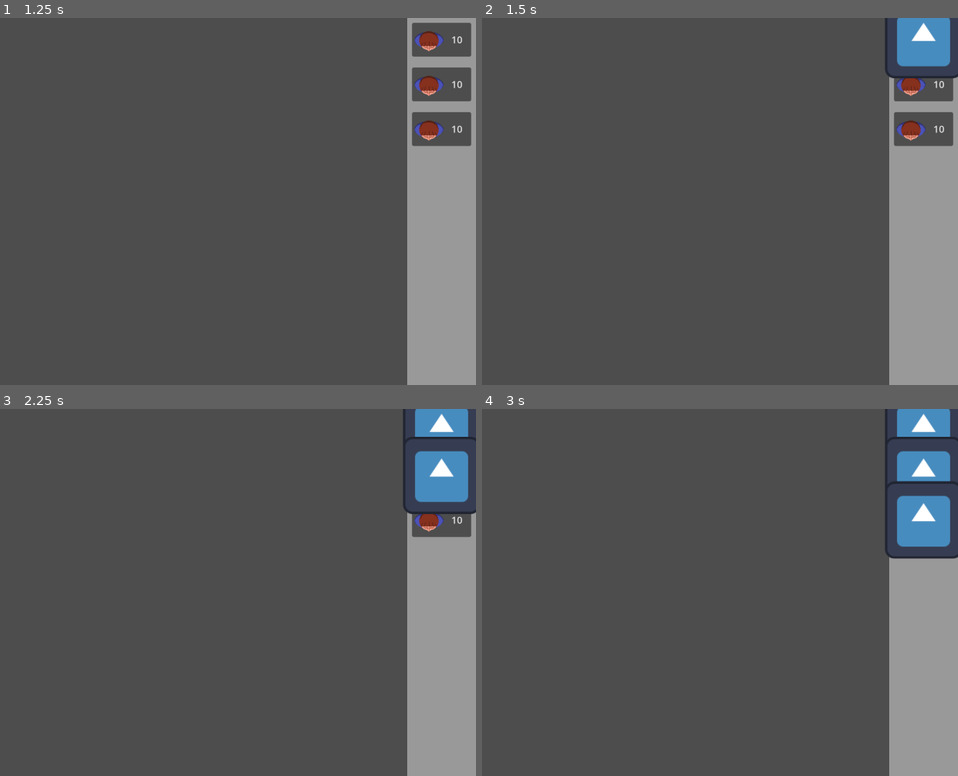
Above: before the commit, frames 1-4 (two rows, left to right).
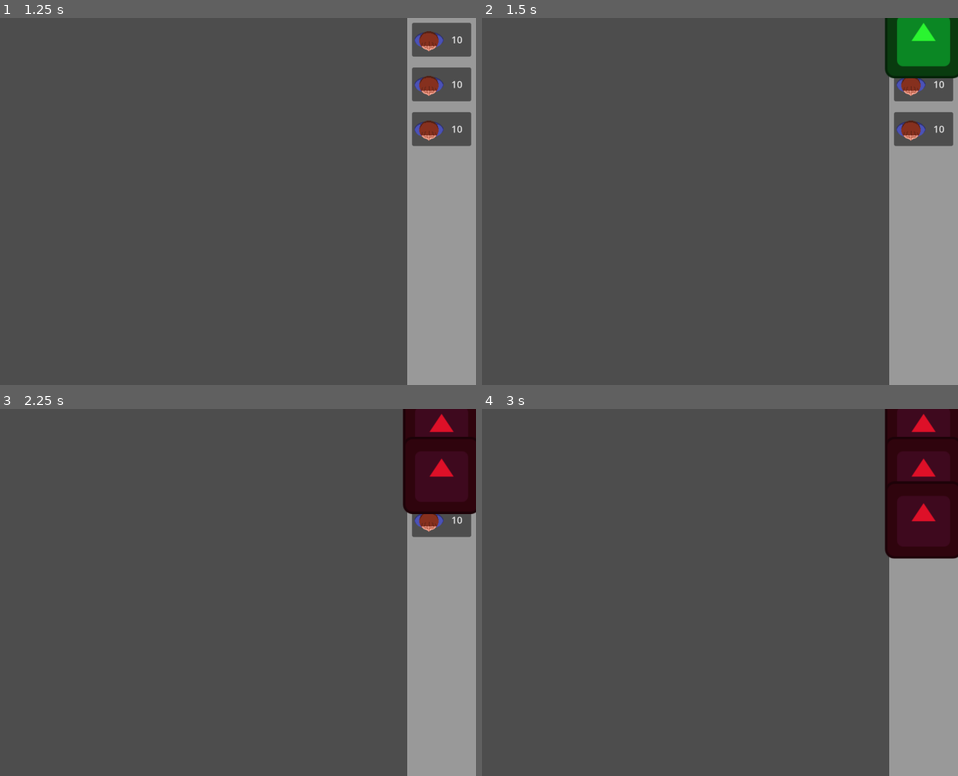
Above: after the commit, the same moments.

Repository: benxutech/bubble-tower-defense
Game: Godot game, scene res://Scenes/Menu/menu.tscn
Two runs of this game, one before a commit and one after it. Both use one fixed random seed, a clock stepped at 60 frames per second and the inputs below. The engine's default icon, where the game draws it, is replaced by a stand-in: a white triangle on a blue panel in a dark square.
Inputs:
- Up to frame 1 (1.25 s): click "Play" at 0.5 s
- Up to frame 2 (1.5 s): click "10" at 1.25 s
- Up to frame 3 (2.25 s): click "10" at 2 s
- Up to frame 4 (3 s): click "10" at 2.75 s

Frame 1 is identical in both runs. In frame 2, 2.5% of the frame differs, in the area x 84-100%, y 0-17%; in frame 3, 4.4%; in frame 4, 6.2%, in the area x 84-100%, y 0-41%.

Commit message:
fix: change level layers

Diff:
--- a/Scenes/Bubbles/bubble_sprite.gd
+++ b/Scenes/Bubbles/bubble_sprite.gd
@@ -19,8 +19,6 @@
 
 
 func _on_timer_timeout():
-	if isUp:
-		isUp = false
-	else:
-		isUp = true
+	isUp = not isUp
+
 	$Timer.start()
--- a/Scenes/Maps/George's Map.tscn
+++ b/Scenes/Maps/George's Map.tscn
@@ -551,9 +551,9 @@
 
 [sub_resource type="Curve2D" id="Curve2D_ol8xg"]
 _data = {
-"points": PackedVector2Array(0, 0, 0, 0, -48, 432, 0, 0, 0,  …(227 unchanged characters)…  304, 0, 0, 0, 0, 808, 304, 0, 0, 0, 0, 1008, 304, 0, 0, 0, 0, 1048, 304)
+"points": PackedVector2Array(0, 0, 0, 0, -48, 432, 0, 0, 0,  …(227 unchanged characters)…  304, 0, 0, 0, 0, 808, 304, 0, 0, 0, 0, 960, 304, 0, 0, 0, 0, 960, 304, 0, 0, 0, 0, 1008, 304)
 }
-point_count = 15
+point_count = 16
 
 [node name="Map1" type="Node2D"]
 script = ExtResource("1_220o3")
@@ -570,10 +570,10 @@
 layer_3/name = "Flowers"
 layer_3/tile_data = PackedInt32Array(983057, 786436, 12, 1048595, 851972, 12, 1114134, 851972, 12, 1048599, 851972, 12, …(623 unchanged characters)…
 
+[node name="Path2D" type="Path2D" parent="."]
+curve = SubResource("Curve2D_ol8xg")
+
+[node name="SpawnerPath" parent="Path2D" instance=ExtResource("5_o4p1y")]
+position = Vector2(-48, 432)
+
 [node name="BaseMap" parent="." instance=ExtResource("2_3k76m")]
-
-[node name="Path2D" type="Path2D" parent="BaseMap"]
-curve = SubResource("Curve2D_ol8xg")
-
-[node name="SpawnerPath" parent="BaseMap/Path2D" instance=ExtResource("5_o4p1y")]
-position = Vector2(-48, 432)
--- a/Scenes/Towers/base_tower.gd
+++ b/Scenes/Towers/base_tower.gd
@@ -20,7 +20,7 @@
 
 	circle.radius = range
 	collision.shape = circle
-	is_placed = true
+	#is_placed = true
 	self.add_child(collision)
 
 
